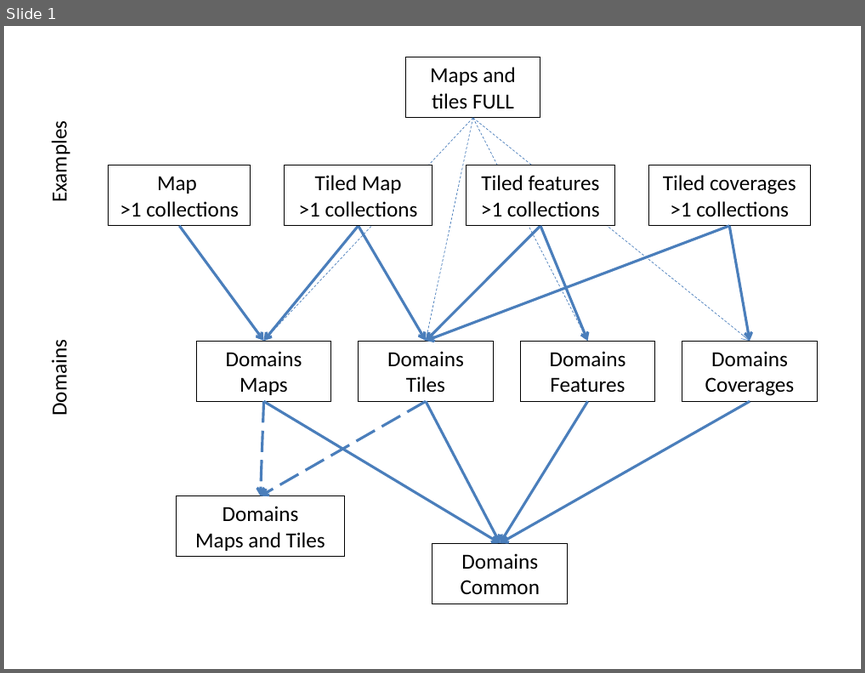
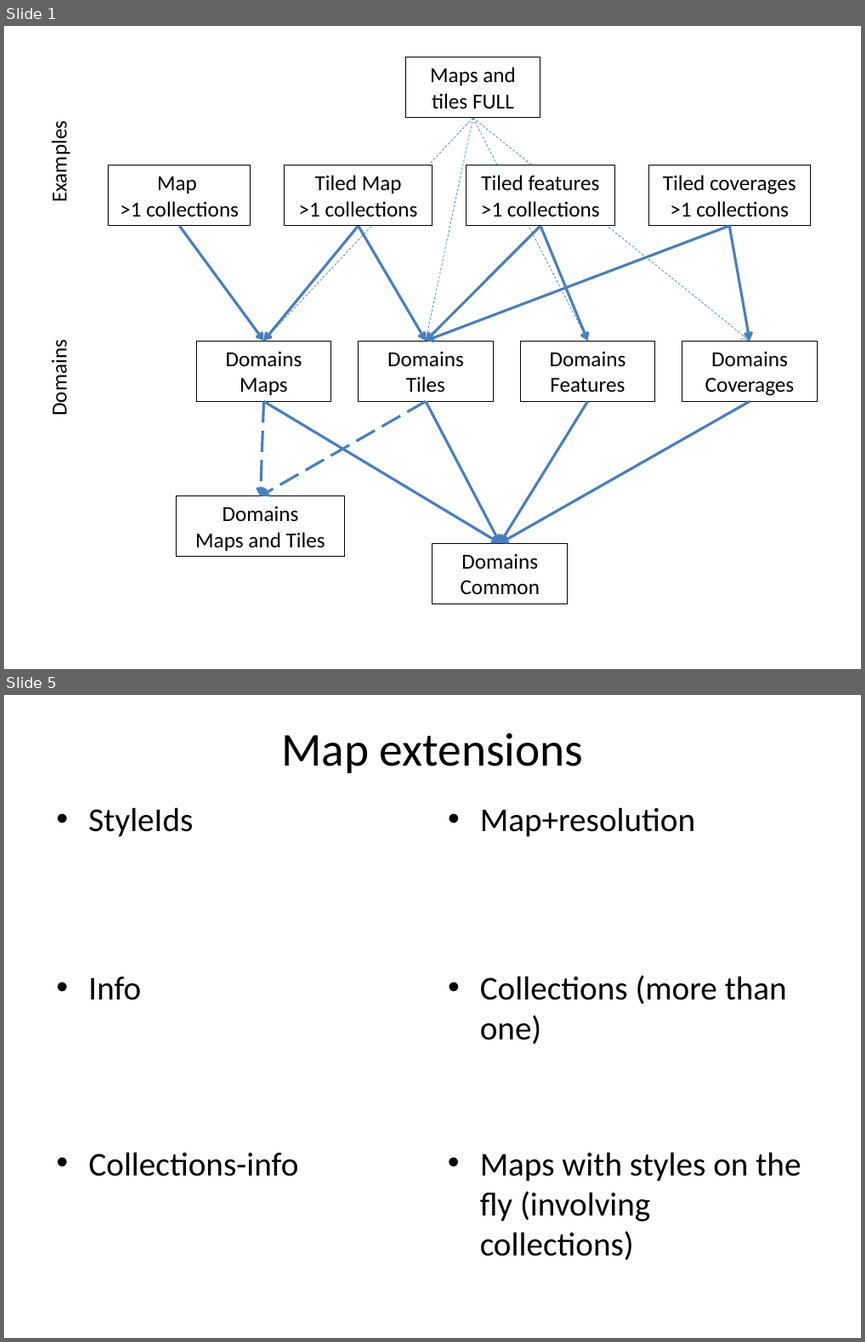
Before and after one commit to opengeospatial/ogcapi-maps, a slide deck: standard/images/diagrams.pptx. Shown one above the other, each under a label of ours: slide 1 before the commit, slides 1 and 5 after it; the slides between them are not shown. The pictures are 865x673 and 865x1342 pixels, drawn with LibreOffice and Linux fonts; fonts in the diff are those of the drawing. Boxes give left, top, right and bottom in pixels: in the first picture for what was removed or moved away, otherwise in the second. Text is boxed around its words. In the diff, an @@ line names an element or a change of style, - is before the commit and + after.

```diff
--- a/standard/images/diagrams.pptx
+++ b/standard/images/diagrams.pptx
@@ slide 5 added at <box>4,695,861,1338</box>, background #FFFFFF @@
@@ title added at <box>281,733,584,773</box>, 39.6 pt, text #000000 @@
+Map extensions
@@ text added at <box>88,807,193,837</box>, 28 pt, text #000000 @@
+• StyleIds
@@ text added at <box>480,807,695,837</box>, 28 pt, text #000000 @@
+• Map+resolution
@@ text added at <box>480,975,787,1043</box>, 28 pt, text #000000 @@
+• Collections (more than one)
@@ text added at <box>88,976,141,1000</box>, 28 pt, text #000000 @@
+• Info
@@ text added at <box>89,1151,299,1176</box>, 28 pt, text #000000 @@
+• Collections-info
@@ text added at <box>480,1151,800,1260</box>, 28 pt, text #000000 @@
+• Maps with styles on the fly (involving collections)
```
Also in this commit, not shown: 6 other slides added, 47 other files.
